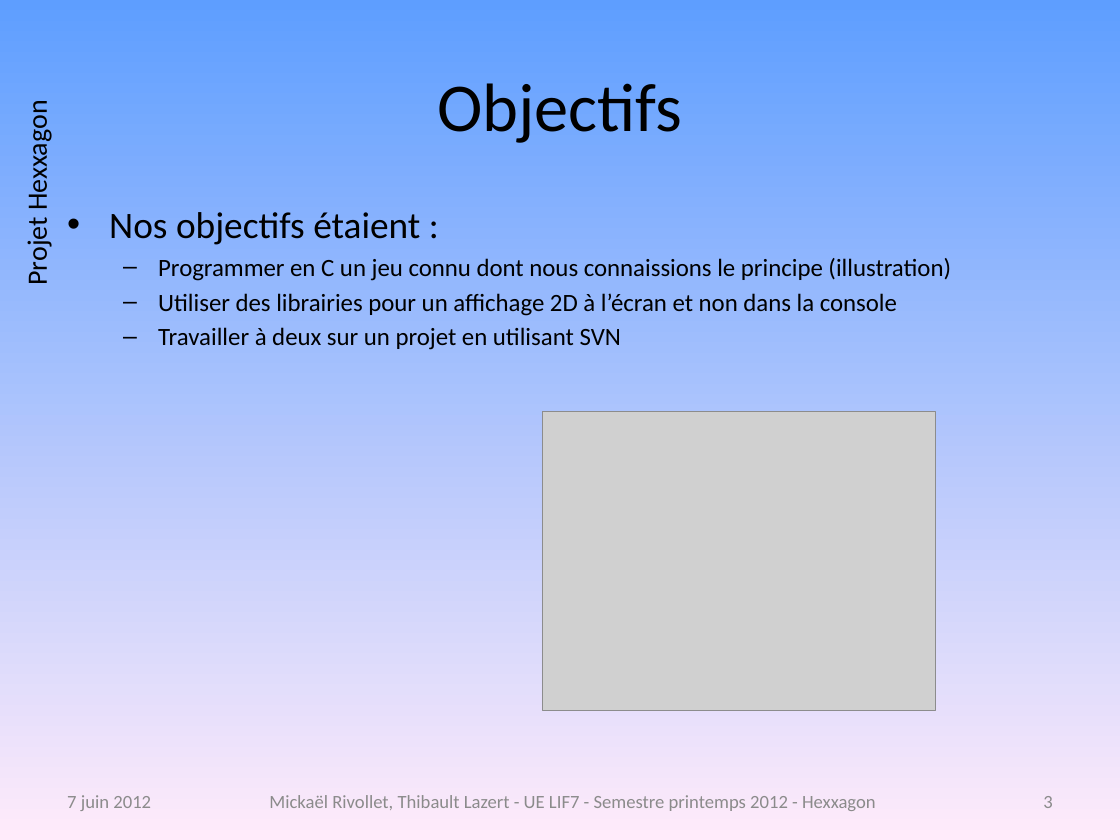
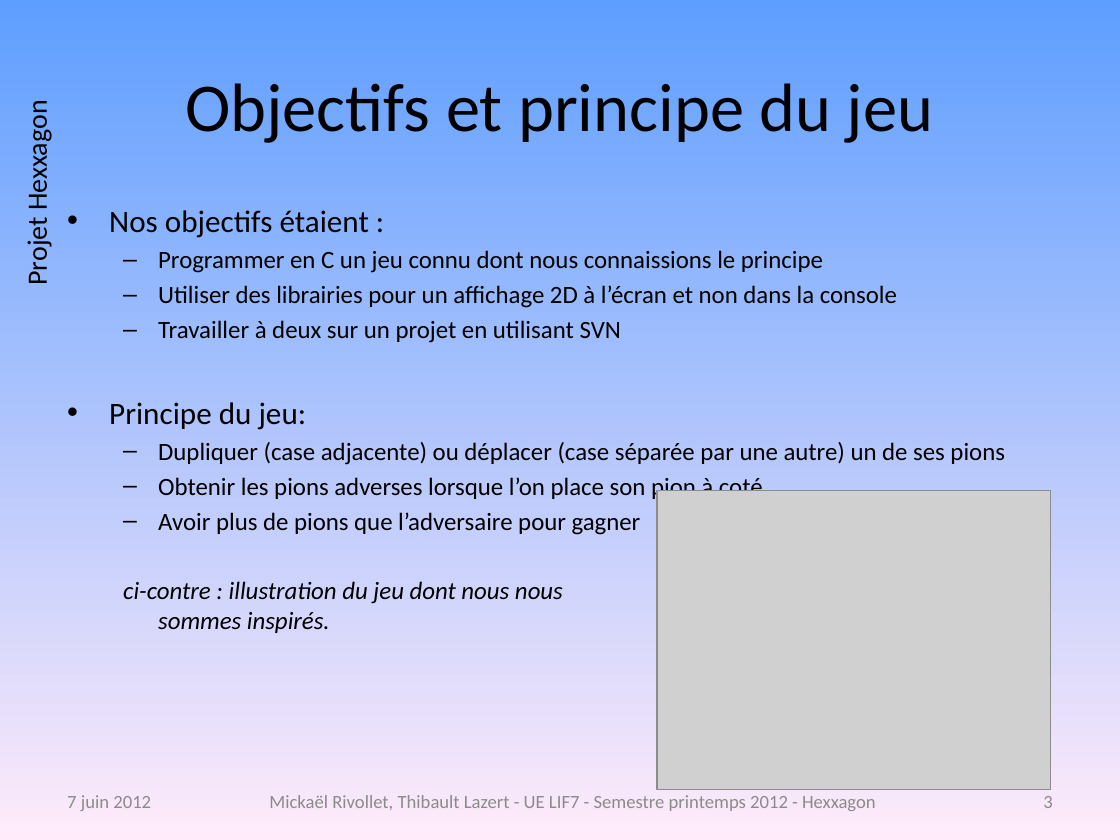
Before and after one commit to freeman1987/lazert-rivollet-lif7, a slide deck: slide 3 of projet/doc/presentation-projet.pptx. Drawn at 1120x840 pixels with LibreOffice and Linux fonts; fonts in the diff are those of the drawing; grey boxes stand for pictures; background and template pictures are left out. Boxes give left, top, right and bottom in pixels: in the first picture for what was removed or moved away, otherwise in the second. Text is boxed around its words. In the diff, an @@ line names an element or a change of style, - is before the commit and + after.

```diff
--- a/projet/doc/presentation-projet.pptx
+++ b/projet/doc/presentation-projet.pptx
@@ title at [185, 83, 933, 143]: text changed @@
-Objectifs
+Objectifs et principe du jeu
@@ text at [109, 210, 369, 238]: size 24 to 20 pt in "Nos objectifs étaient :" @@
@@ text at [158, 250, 823, 273]: text changed @@
-  – Programmer en C un jeu connu dont nous connaissions le principe (illustration)
+  – Programmer en C un jeu connu dont nous connaissions le principe
@@ text at [109, 402, 1005, 633]: paragraphs added @@
+• Principe du jeu:
+  – Dupliquer (case adjacente) ou déplacer (case séparée par une autre) un de ses pions
+  – Obtenir les pions adverses lorsque l’on place son pion à coté
+  – Avoir plus de pions que l’adversaire pour gagner
+  ci-contre : illustration du jeu dont nous nous
+  sommes inspirés.
@@ picture: place and size @@
-picture at [542, 411, 935, 710]
+picture at [657, 491, 1051, 790]
```
Also in this commit, not shown: 6 other slides changed, 3 slides removed, 1 other file.
